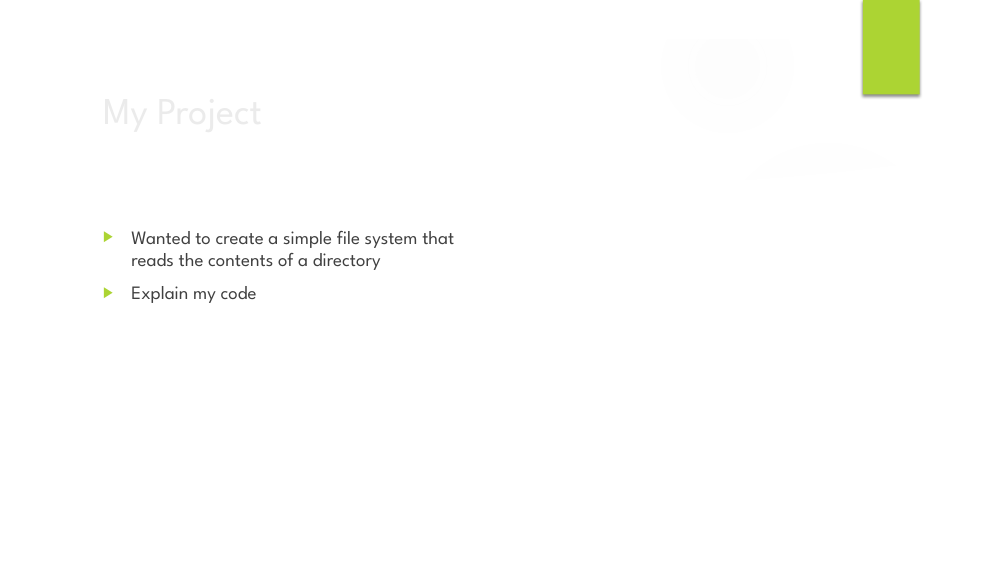
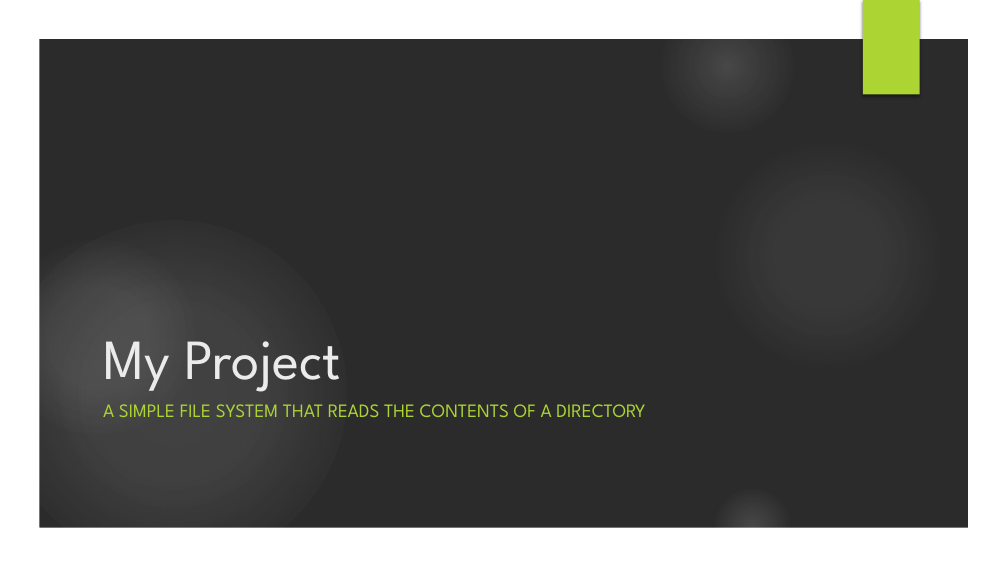
Before and after one commit to jennicar/Operating-Systems, a slide deck: slide 4 of presentation.pptx (slide 6 before the commit). Drawn at 1008x567 pixels with LibreOffice and Linux fonts; fonts in the diff are those of the drawing; background and template pictures are left out; a plain dark background stands for a picture behind light text. Boxes give left, top, right and bottom in pixels: in the first picture for what was removed or moved away, otherwise in the second. Text is boxed around its words. In the diff, an @@ line names an element or a change of style, - is before the commit and + after.

```diff
--- a/presentation.pptx
+++ b/presentation.pptx
@@ freeform shape removed at bbox=[701, 126, 977, 208] @@
@@ freeform shape removed at bbox=[38, 154, 970, 529] @@
@@ title "My Project": place and size @@
-title "My Project" at bbox=[95, 80, 820, 138]
+title "My Project" at bbox=[103, 341, 341, 392]
@@ title "My Project" at bbox=[103, 341, 341, 392]: size 36 to 54 pt; vertical alignment middle to bottom @@
@@ subtitle at bbox=[103, 404, 645, 417]: text changed; text colour #404040 to #ACD433 @@
-▶ Wanted to create a simple file system that reads the contents of a directory
-▶ Explain my code
+A SIMPLE FILE SYSTEM THAT READS THE CONTENTS OF A DIRECTORY
```
Also in this commit, not shown: 3 other slides changed, 4 slides added, 3 slides removed, 3 other files.
